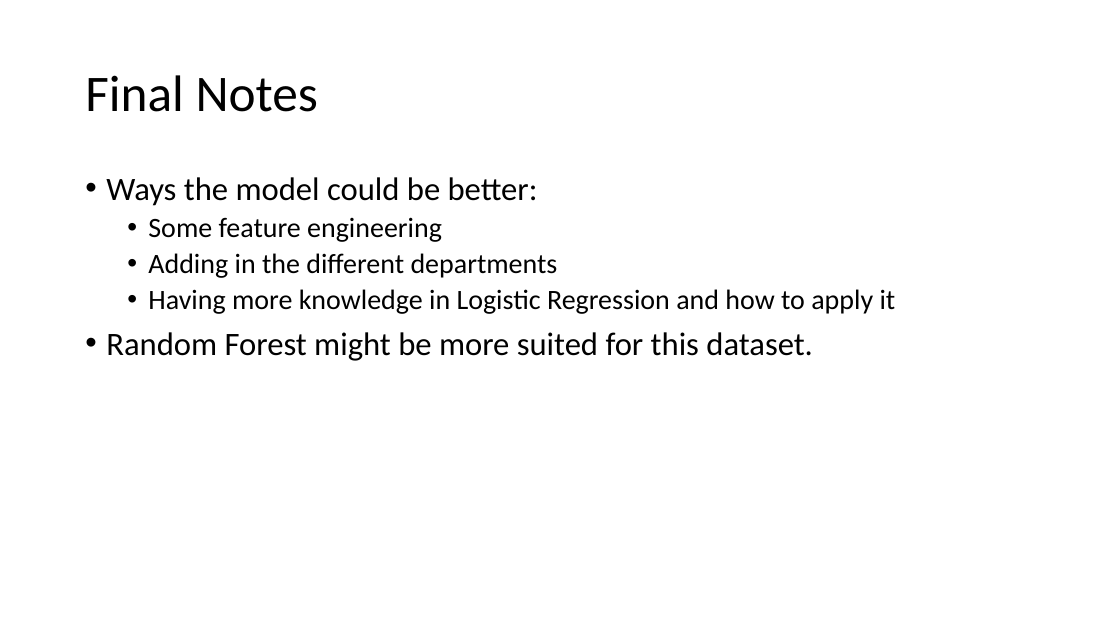
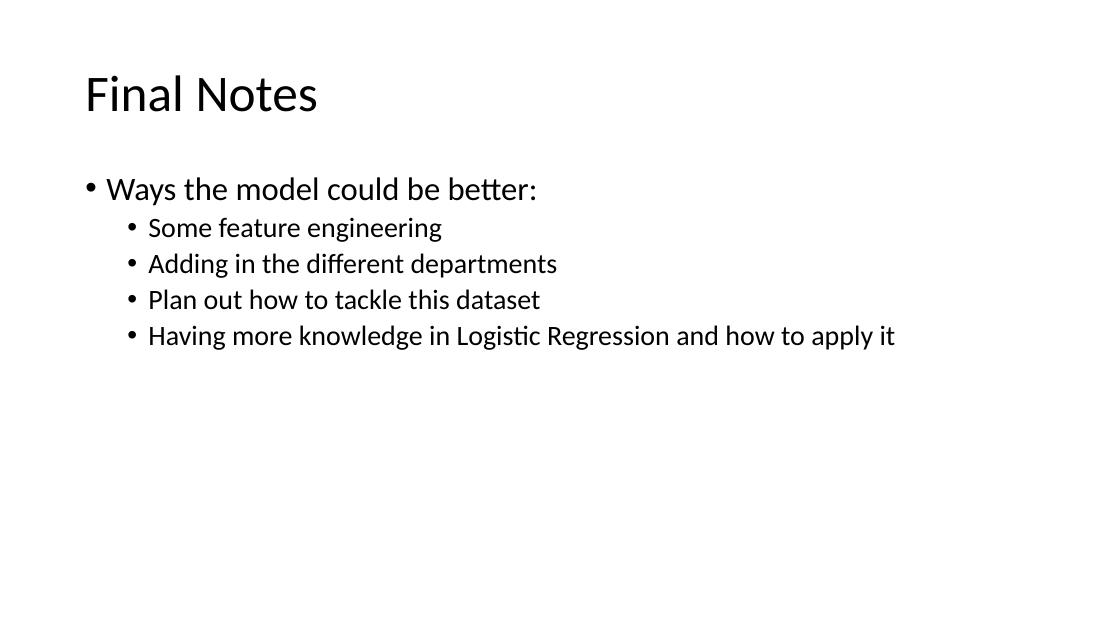
Before and after one commit to jasonchaitea/DS-SF-34, a slide deck: slide 8 of final-project/3/Final Project 3.pptx (slide 7 before the commit). Drawn at 1120x630 pixels with LibreOffice and Linux fonts; fonts in the diff are those of the drawing. Boxes give left, top, right and bottom in pixels: in the first picture for what was removed or moved away, otherwise in the second. Text is boxed around its words. In the diff, an @@ line names an element or a change of style, - is before the commit and + after.

```diff
--- a/final-project/3/Final Project 3.pptx
+++ b/final-project/3/Final Project 3.pptx
@@ text at bbox=[148, 289, 540, 310]: paragraph added @@
+  • Plan out how to tackle this dataset
@@ text at bbox=[106, 332, 813, 361]: paragraph removed @@
-• Random Forest might be more suited for this dataset.
```
Also in this commit, not shown: 1 slide added, 4 other files.
